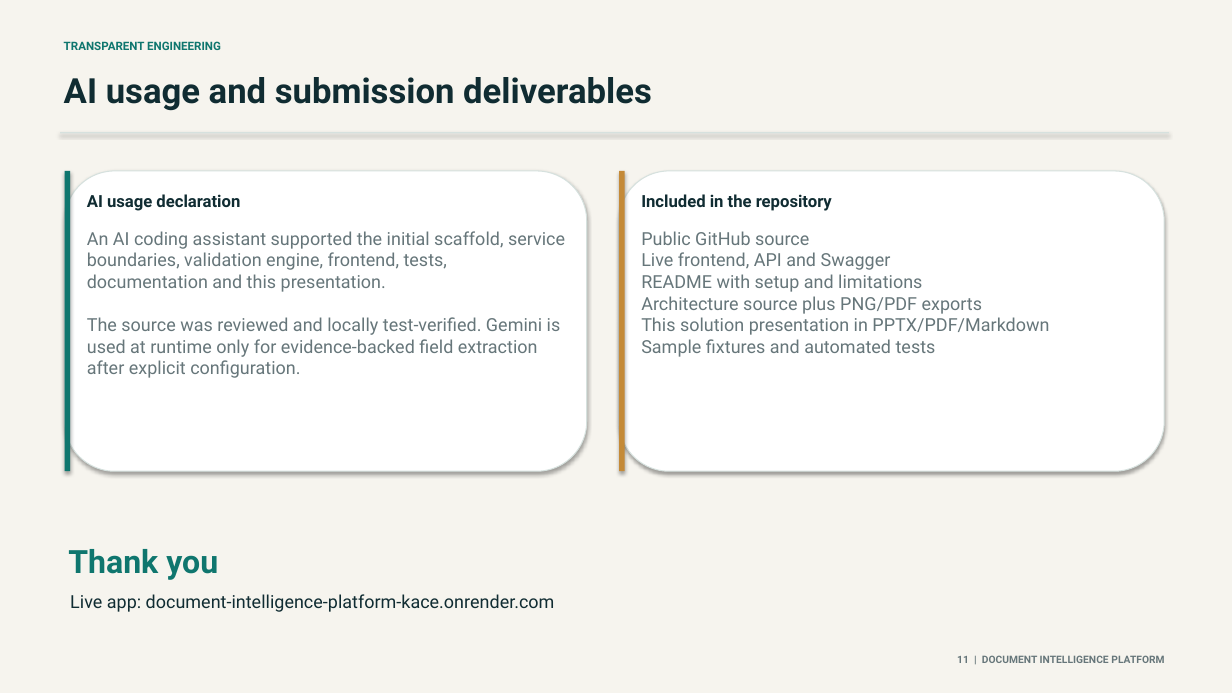
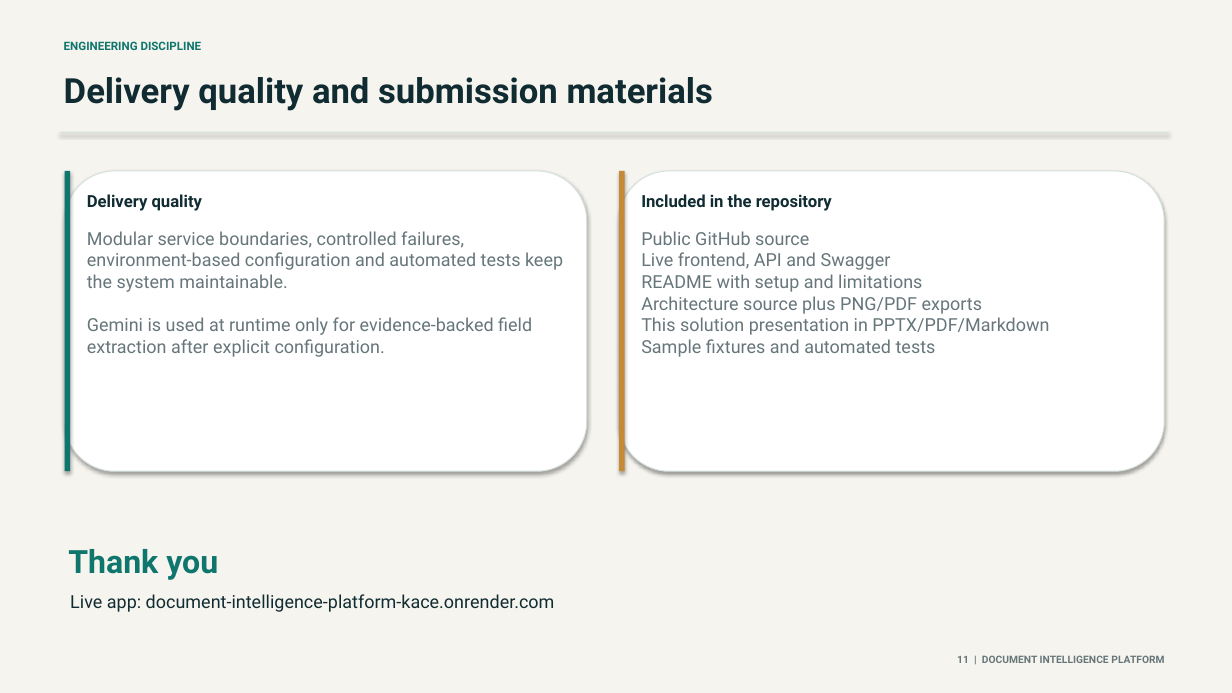
Before and after one commit to SakthiPriyaR/document-intelligence-platform, a slide deck: slide 11 of docs/solution_presentation.pptx. Drawn at 1232x693 pixels with LibreOffice and Linux fonts; fonts in the diff are those of the drawing. Boxes give left, top, right and bottom in pixels: in the first picture for what was removed or moved away, otherwise in the second. Text is boxed around its words. In the diff, an @@ line names an element or a change of style, - is before the commit and + after.

Commit message:
Polish health response and documentation

```diff
--- a/docs/solution_presentation.pptx
+++ b/docs/solution_presentation.pptx
@@ text at [64, 41, 202, 50]: text changed @@
-TRANSPARENT ENGINEERING
+ENGINEERING DISCIPLINE
@@ text at [64, 77, 713, 111]: text changed @@
-AI usage and submission deliverables
+Delivery quality and submission materials
@@ text at [87, 194, 202, 211]: text changed @@
-AI usage declaration
+Delivery quality
@@ text at [87, 231, 563, 357]: text changed @@
-An AI coding assistant supported the initial scaffold, service boundaries, validation engine, frontend, tests, documentation and this presentation.
-The source was reviewed and locally test-verified. Gemini is used at runtime only for evidence-backed field extraction after explicit configuration.
+Modular service boundaries, controlled failures, environment-based configuration and automated tests keep the system maintainable.
+Gemini is used at runtime only for evidence-backed field extraction after explicit configuration.
```
Also in this commit, not shown: 11 other files.
